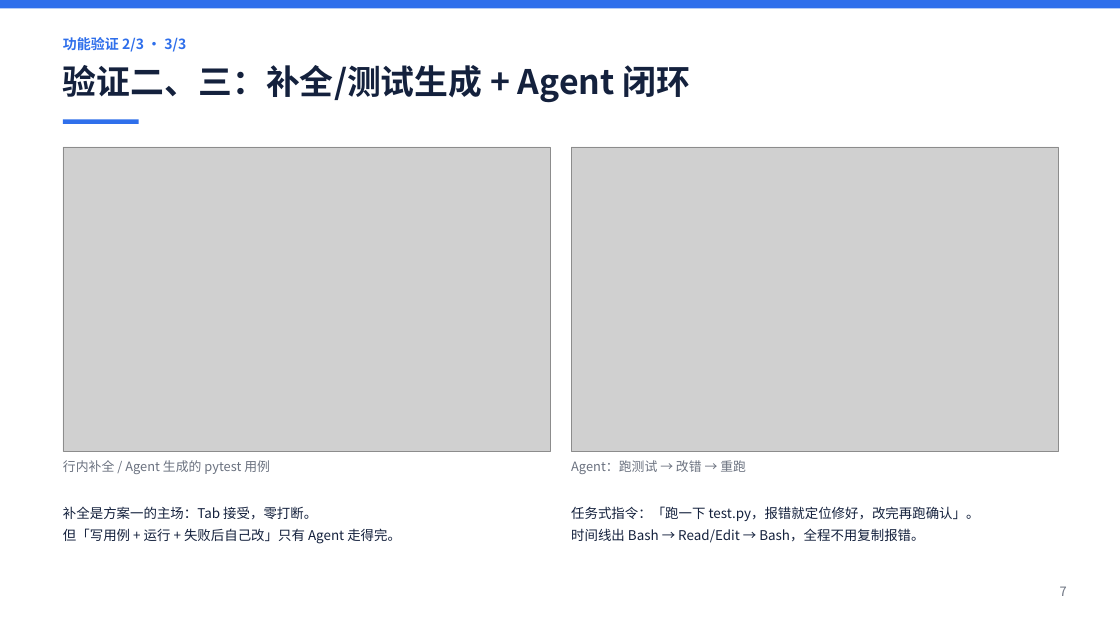
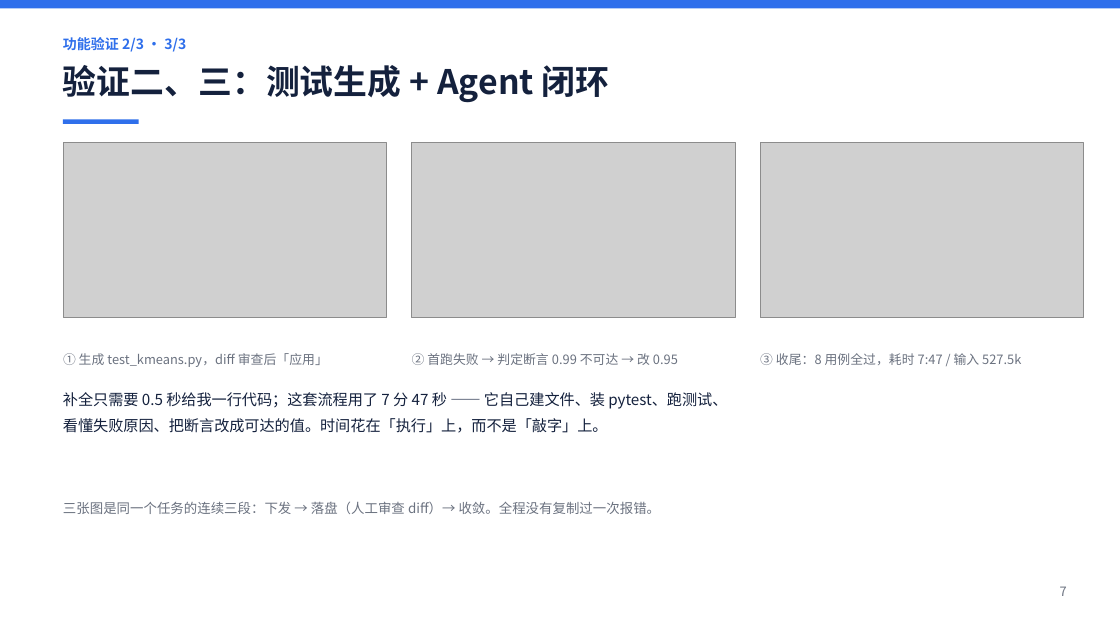
Before and after one commit to WOSHIGAOSHOU296/pycharm-ai-coding-assistant-lab, a slide deck: slide 7 of 03-分享PPT.pptx. Drawn at 1120x630 pixels with LibreOffice and Linux fonts; fonts in the diff are those of the drawing; grey boxes stand for pictures. Boxes give left, top, right and bottom in pixels: in the first picture for what was removed or moved away, otherwise in the second. Text is boxed around its words. In the diff, an @@ line names an element or a change of style, - is before the commit and + after.

Commit message:
docs: 补齐 6 张真机截图，手册/PPT/报告同步更新
- screenshots: 用真实截图替换全部占位图（插件列表/脱敏配置/逐行解释/diff 审查/闭环诊断/收尾用量）
- 01-操作指南手册: 第 5 章按真机过程重写（测试生成走 diff 审查，闭环含 ARI 0.99 不可达的诊断），第 6 章补 6.6 解释器不一致、6.7 权限确认打断，心得补一条
- 02-对比分析报告: 补 7:47 / 527.5k 输入的实测成本对比
- tools/make_ppt.py: 验证页改为三图并排（04/05/06）并重嵌真图
- assets/环境快照: 追加现场可核对的事实

```diff
--- a/03-分享PPT.pptx
+++ b/03-分享PPT.pptx
@@ text at [63, 65, 610, 103]: text changed @@
-验证二、三：补全/测试生成 + Agent 闭环
+验证二、三：测试生成 + Agent 闭环
@@ picture: place and size @@
-picture at [63, 147, 550, 451]
+picture at [63, 143, 386, 318]
@@ picture added at [412, 143, 735, 318] @@
@@ picture removed at [571, 147, 1059, 451] @@
@@ picture added at [760, 143, 1084, 318] @@
@@ text at [63, 353, 328, 367]: text changed @@
-行内补全 / Agent 生成的 pytest 用例
+① 生成 test_kmeans.py，diff 审查后「应用」
@@ text at [412, 353, 678, 365]: text changed @@
-Agent：跑测试 → 改错 → 重跑
+② 首跑失败 → 判定断言 0.99 不可达 → 改 0.95
@@ text added at [760, 353, 1021, 365], 11 pt, text #6B7280 @@
+③ 收尾：8 用例全过，耗时 7:47 / 输入 527.5k
@@ text added at [63, 392, 727, 433], 13 pt, text #14213D @@
+补全只需要 0.5 秒给我一行代码；这套流程用了 7 分 47 秒 —— 它自己建文件、装 pytest、跑测试、
+看懂失败原因、把断言改成可达的值。时间花在「执行」上，而不是「敲字」上。
@@ text removed at [63, 506, 401, 544] @@
-补全是方案一的主场：Tab 接受，零打断。
-但「写用例 + 运行 + 失败后自己改」只有 Agent 走得完。
@@ text added at [63, 501, 661, 514], 11.5 pt, text #6B7280 @@
+三张图是同一个任务的连续三段：下发 → 落盘（人工审查 diff）→ 收敛。全程没有复制过一次报错。
@@ text removed at [571, 506, 980, 543] @@
-任务式指令：「跑一下 test.py，报错就定位修好，改完再跑确认」。
-时间线出 Bash → Read/Edit → Bash，全程不用复制报错。
```
Also in this commit, not shown: 1 other slide changed, 13 other files.
